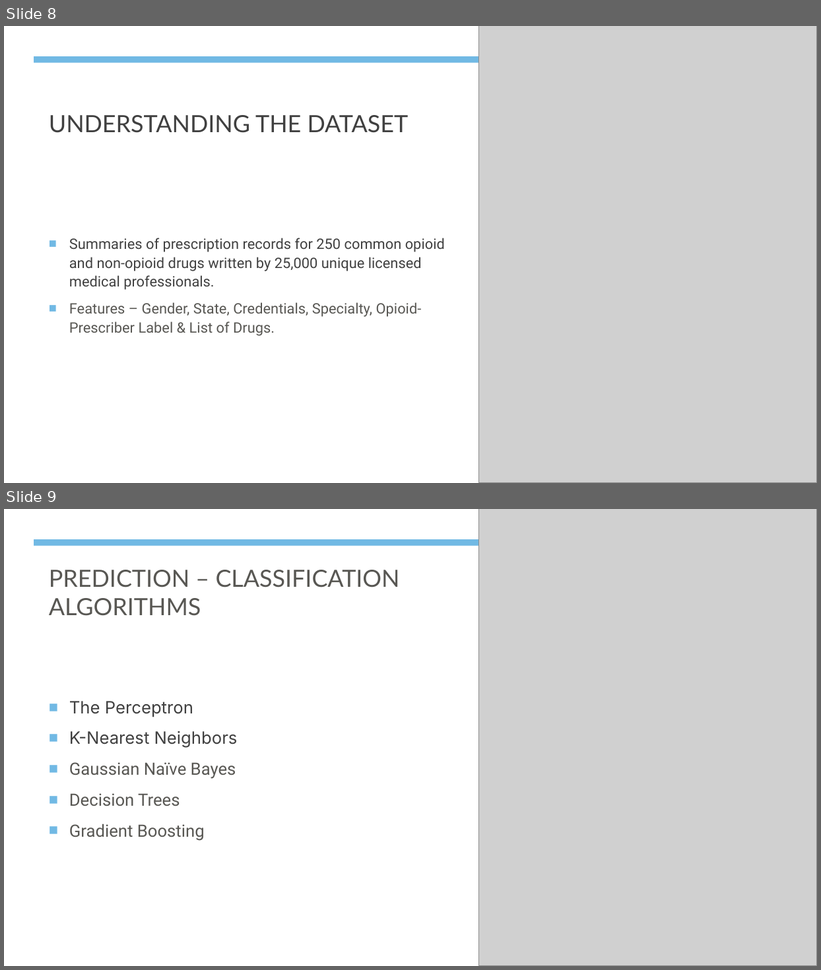
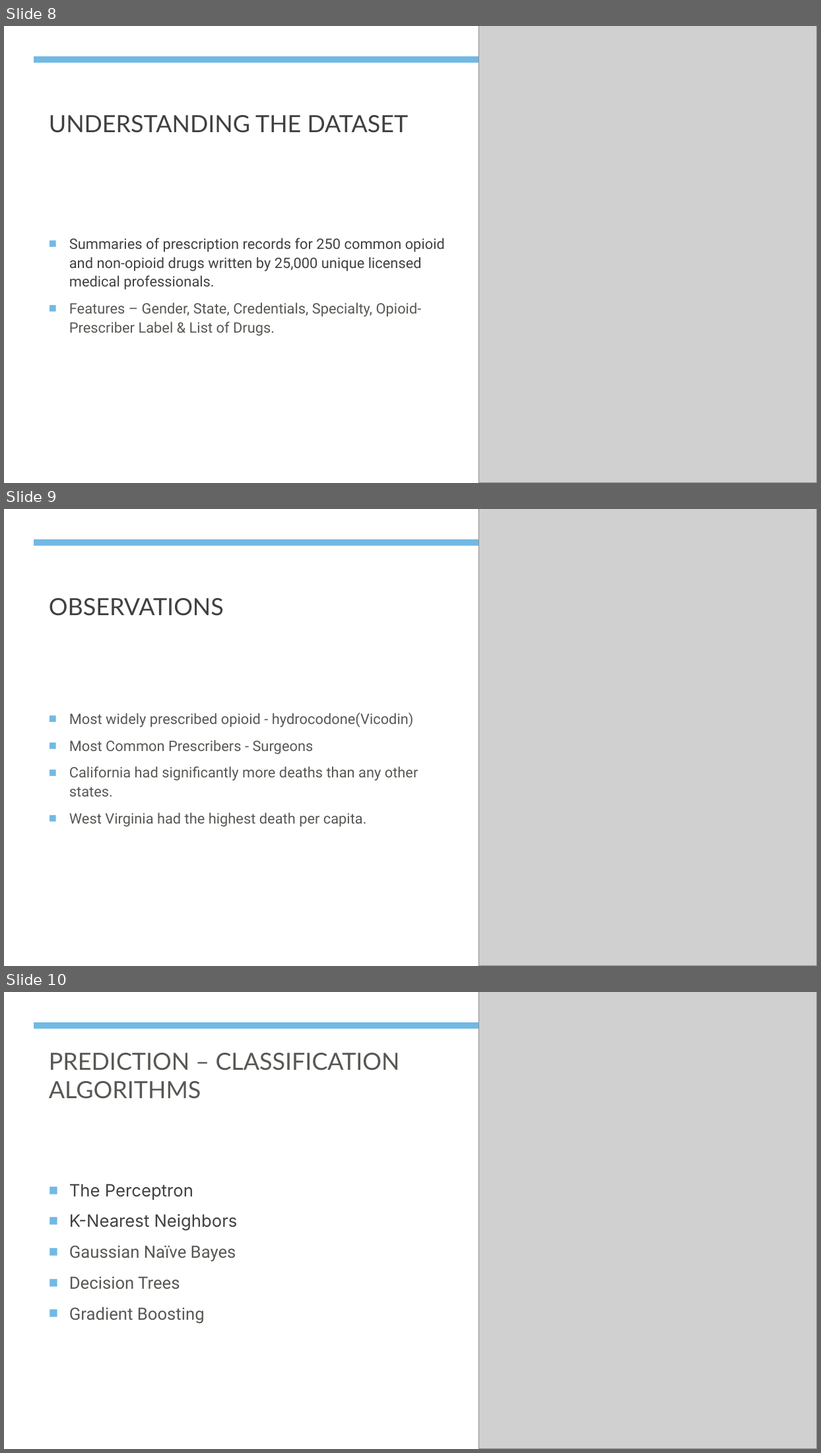
Before and after one commit to MLOpioidProjectCode/project_code, a slide deck: presentation/opioid_powerpoint.pptx. Shown one above the other, each under a label of ours: slides 8 and 9 before the commit, slides 8, 9 and 10 after it. The pictures are 821x970 and 821x1453 pixels, drawn with LibreOffice and Linux fonts; fonts in the diff are those of the drawing; grey boxes stand for pictures. Boxes give left, top, right and bottom in pixels: in the first picture for what was removed or moved away, otherwise in the second. Text is boxed around its words. In the diff, an @@ line names an element or a change of style, - is before the commit and + after.

Commit message:
Adding slides for Analysis-2

```diff
--- a/presentation/opioid_powerpoint.pptx
+++ b/presentation/opioid_powerpoint.pptx
@@ slide 9 added at (4, 509, 817, 966), background #FFFFFF @@
@@ rectangle added at (4, 509, 817, 966), fill #FFFFFF @@
@@ picture added at (479, 509, 817, 966) @@
@@ rectangle added at (34, 539, 479, 545), fill #71B9E4 @@
@@ title added at (49, 598, 224, 616), 28 pt, text #404040 @@
+OBSERVATIONS
@@ text added at (69, 713, 418, 827), 17 pt, text #585753 @@
+■ Most widely prescribed opioid - hydrocodone(Vicodin)
+■ Most Common Prescribers - Surgeons
+■ California had significantly more deaths than any other states.
+■ West Virginia had the highest death per capita.
@@ what was slide 9 is now slide 10 @@
```
